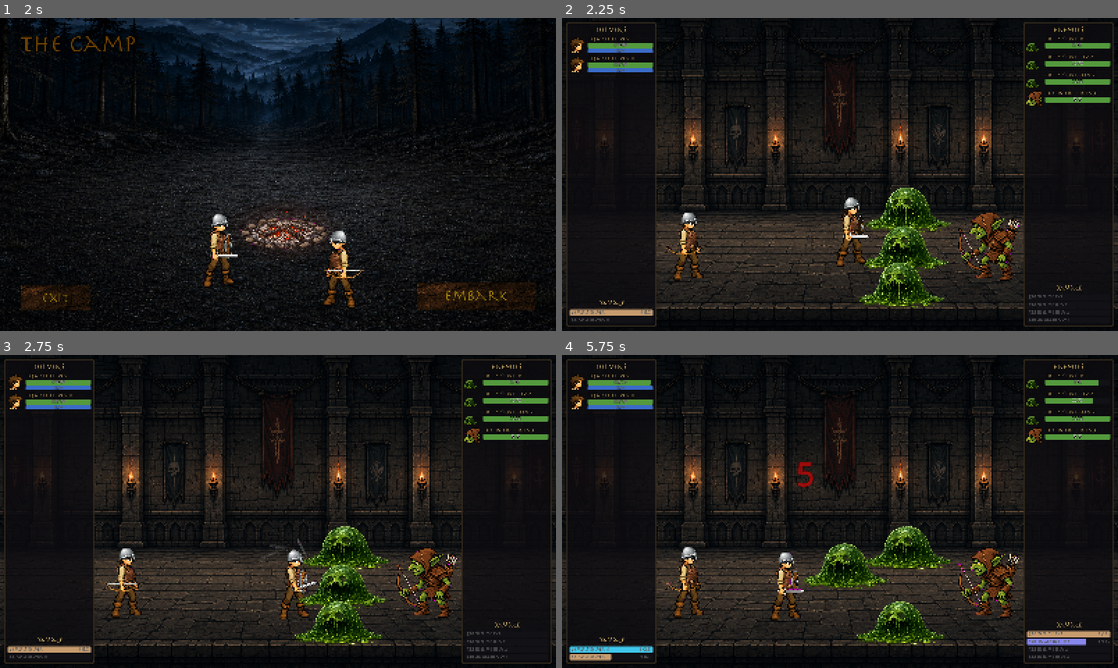
Above: before the commit, frames 1-4 (two rows, left to right).
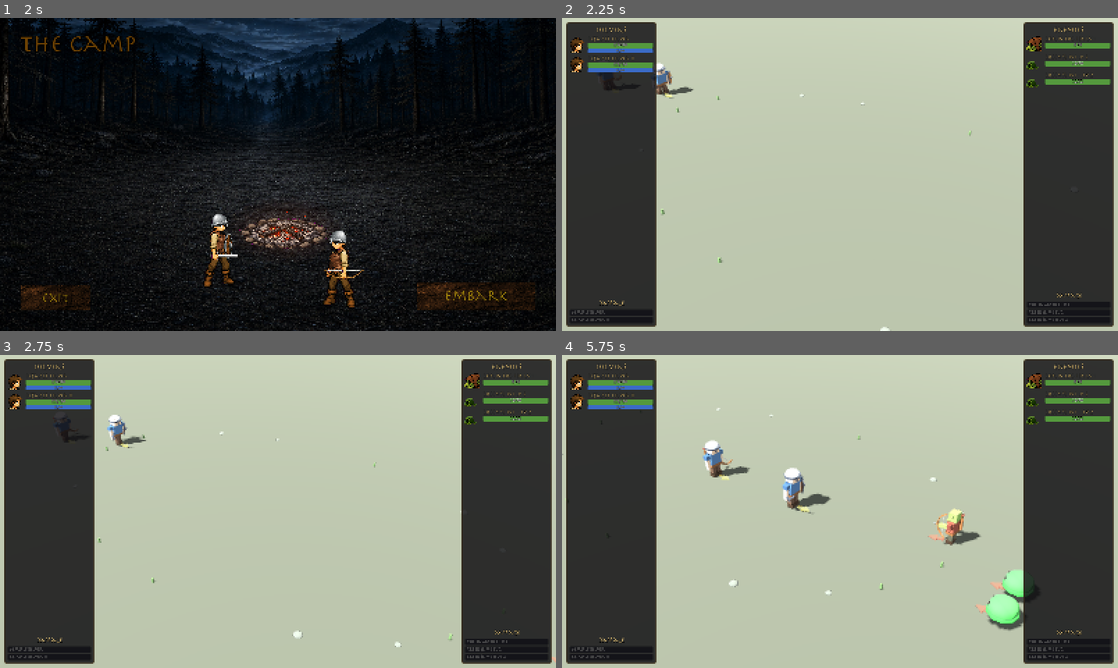
Above: after the commit, the same moments.

Repository: nexzitar/delvers
Game: Godot game, scene res://scenes/menus/menu.tscn
Two runs of this game, one before a commit and one after it. Both use one fixed random seed, a clock stepped at 60 frames per second and the inputs below. Sound files missing from this copy of the repository are replaced by a short silence.
Inputs (mouse positions are in pixels of both pictures, inside the frame that each line leads up to):
- Up to frame 1 (2 s): click "Enter" at 0.5 s; tap Enter at 1.25 s; move the mouse to (400, 158) at 1.27 s; click (400, 158) at 1.42 s
- Up to frame 2 (2.25 s): click "Embark" at 2 s
- Up to frame 3 (2.75 s): no input
- Up to frame 4 (5.75 s): drag from (728, 527) to (812, 574) at 2.77 s; move the mouse to (895, 442) at 3.52 s; click (895, 442) at 3.67 s; drag from (812, 574) to (673, 464) at 4.27 s; move the mouse to (1006, 558) at 5.02 s; click (1006, 558) at 5.17 s

Frame 1 is identical in both runs. In frame 2, 95% of the frame differs, in the area x 0-100%, y 0-100%; in frame 3, 95%; in frame 4, 96%.

Commit message:
Add the 3D battle theater and route embark to it.
TheaterController3D runs the headless sim, then replays its event log
in real time from a pre-built timeline: melee swing cues are scheduled
ahead of their DAMAGE events so the blade lands on the beat, and cast
draw animations are scaled to the sim's actual wind-up so the arrow
releases at CAST_FINISH. Rigs come from ActorFactory3D; MOVE events
lerp roots while walk/hop poses play; deaths crumple (or puddle) and
stay as corpses. Target arrows (gold/red ground markers), AoE telegraph
discs, floating damage/heal/status numbers via Label3D, the existing
BattleSidebar UI on a CanvasLayer, combat music, and a camera that
frames all living combatants along a diagonal battle axis.

Templates gain move_speed (delver 120, goblin 100, slime 80), camp's
Embark now loads battle_theater_3d, and new harnesses cover the actor
factory, a roster-vs-random-encounters stress, and battle screenshots.

Co-Authored-By: Claude Fable 5 <noreply@anthropic.com>

Diff:
--- /dev/null
+++ b/capture/battle3d_shot.gd
@@ -0,0 +1,26 @@
+extends Node
+
+## Snapshots the live 3D battle theater (real sim + replay) at a few
+## points into capture/proto3d/renders/ for visual verification.
+
+var out_dir := ProjectSettings.globalize_path("res://capture/proto3d/renders")
+
+func _ready():
+	DirAccess.make_dir_recursive_absolute(out_dir)
+	var scene = load("res://scenes/theater/battle_theater_3d.tscn").instantiate()
+	add_child(scene)
+	_run()
+
+func _snap(file_name):
+	await RenderingServer.frame_post_draw
+	var img = get_viewport().get_texture().get_image()
+	img.save_png("%s/%s.png" % [out_dir, file_name])
+
+func _run():
+	await get_tree().create_timer(2.0).timeout
+	await _snap("battle3d_early")
+	await get_tree().create_timer(4.0).timeout
+	await _snap("battle3d_mid")
+	await get_tree().create_timer(6.0).timeout
+	await _snap("battle3d_late")
+	get_tree().quit()
--- /dev/null
+++ b/capture/battle3d_shot.tscn
@@ -0,0 +1,6 @@
+[gd_scene load_steps=2 format=3]
+
+[ext_resource type="Script" path="res://capture/battle3d_shot.gd" id="1"]
+
+[node name="Battle3DShot" type="Node"]
+script = ExtResource("1")
--- /dev/null
+++ b/capture/test_roster_battle.gd
@@ -0,0 +1,31 @@
+extends Node
+
+## Stress: the real PlayerRoster party against many random encounter
+## rolls — every battle must terminate.
+
+const GREEN_SLIME = preload("res://resources/enemies/green_slime.tres")
+const GOBLIN_ARCHER = preload("res://resources/enemies/goblin_archer.tres")
+
+func _ready():
+	var roster = load("res://scripts/game/player_roster.gd").new()
+	add_child(roster)
+
+	for trial in 12:
+		var encounter = []
+		for i in randi_range(2, 4):
+			encounter.append([GREEN_SLIME, GREEN_SLIME, GOBLIN_ARCHER].pick_random())
+
+		var combat = CombatState.new()
+		combat.setup_combat(roster.heroes, encounter)
+		var steps := 0
+		while not combat.combat_over and steps < 3000:
+			combat.update(0.1)
+			steps += 1
+		if steps >= 3000:
+			var names = encounter.map(func(t): return t.enemy_id)
+			print("FAIL stalled on trial %d vs %s" % [trial, names])
+			get_tree().quit()
+			return
+
+	print("PASS roster battles all finished")
+	get_tree().quit()
--- /dev/null
+++ b/capture/test_roster_battle.tscn
@@ -0,0 +1,6 @@
+[gd_scene load_steps=2 format=3]
+
+[ext_resource type="Script" path="res://capture/test_roster_battle.gd" id="1"]
+
+[node name="TestRosterBattle" type="Node"]
+script = ExtResource("1")
--- a/resources/enemies/goblin_archer.tres
+++ b/resources/enemies/goblin_archer.tres
@@ -14,6 +14,7 @@
 base_health = 20
 base_attack = 2
 base_attack_interval = 3.5
+move_speed = 100.0
 portrait = ExtResource("5_icon")
 skills = Array[ExtResource("3_skill")]([ExtResource("4_arrow")])
 preferred_row = 1
--- a/resources/enemies/green_slime.tres
+++ b/resources/enemies/green_slime.tres
@@ -14,5 +14,6 @@
 base_health = 25
 base_attack = 1
 base_attack_interval = 4.0
+move_speed = 80.0
 portrait = ExtResource("4_icon")
 skills = Array[ExtResource("2_sh440")]([ExtResource("3_sh440")])
--- /dev/null
+++ b/scenes/theater/battle_theater_3d.tscn
@@ -0,0 +1,12 @@
+[gd_scene load_steps=4 format=3]
+
+[ext_resource type="Script" path="res://scripts/theater3d/theater_controller_3d.gd" id="1_controller"]
+[ext_resource type="Script" path="res://scripts/ui/music_player.gd" id="2_music"]
+[ext_resource type="AudioStream" path="res://audio/combat_theme.wav" id="3_theme"]
+
+[node name="BattleTheater3D" type="Node3D"]
+script = ExtResource("1_controller")
+
+[node name="Music" type="AudioStreamPlayer" parent="."]
+stream = ExtResource("3_theme")
+script = ExtResource("2_music")
--- a/scripts/camp/camp.gd
+++ b/scripts/camp/camp.gd
@@ -42,7 +42,7 @@
 	loadout.open(hero_index)
 
 func _on_embark_pressed():
-	SceneFlow.change_scene("res://scenes/theater/battle_theater.tscn")
+	SceneFlow.change_scene("res://scenes/theater/battle_theater_3d.tscn")
 
 func _on_exit_pressed():
 	get_tree().quit()
--- a/scripts/combat/combat_state.gd
+++ b/scripts/combat/combat_state.gd
@@ -371,6 +371,7 @@
 		)
 		if hero.main_weapon:
 			hero.weapon_reach = hero.main_weapon.effective_reach()
+		hero.move_speed = hero_template.move_speed
 		hero.attack_timer = hero.attack_interval
 		hero.off_attack_timer = hero.off_weapon.attack_speed if hero.off_weapon else 0.0
 
@@ -422,6 +423,7 @@
 
 		enemy.attack_interval = enemy_template.base_attack_interval
 		enemy.attack_timer = enemy.attack_interval
+		enemy.move_speed = enemy_template.move_speed
 
 		enemy.skills = enemy_template.skills.duplicate()
 
--- a/scripts/data/enemy_template.gd
+++ b/scripts/data/enemy_template.gd
@@ -11,6 +11,8 @@
 @export var base_attack: int
 
 @export var base_attack_interval: float
+## World pixels per second on the battle grid.
+@export var move_speed: float = 100.0
 
 @export var portrait: Texture2D
 
--- a/scripts/data/hero_template.gd
+++ b/scripts/data/hero_template.gd
@@ -10,6 +10,8 @@
 @export var base_mana: int
 @export var base_attack: int
 @export var base_attack_interval: float
+## World pixels per second on the battle grid.
+@export var move_speed: float = 120.0
 
 @export var portrait: Texture2D
 @export var starting_skills: Array[SkillDefinition]
--- /dev/null
+++ b/scripts/theater3d/aoe_telegraph_3d.gd
@@ -0,0 +1,33 @@
+extends Node3D
+
+## Ground circle that fades in over the telegraph duration, then pops
+## and frees itself. Self-managed once added to the tree.
+
+var _duration: float
+var _mat: StandardMaterial3D
+
+func _init(radius: float, duration: float):
+	_duration = maxf(duration, 0.15)
+
+	var disc := CylinderMesh.new()
+	disc.top_radius = radius
+	disc.bottom_radius = radius
+	disc.height = 0.02
+	disc.radial_segments = 24
+
+	_mat = StandardMaterial3D.new()
+	_mat.albedo_color = Color(0.55, 0.75, 1.0, 0.0)
+	_mat.transparency = BaseMaterial3D.TRANSPARENCY_ALPHA
+	_mat.shading_mode = BaseMaterial3D.SHADING_MODE_UNSHADED
+
+	var mesh := MeshInstance3D.new()
+	mesh.mesh = disc
+	mesh.material_override = _mat
+	mesh.position.y = 0.02
+	add_child(mesh)
+
+func _ready():
+	var tween := create_tween()
+	tween.tween_property(_mat, "albedo_color:a", 0.45, _duration)
+	tween.tween_property(_mat, "albedo_color:a", 0.0, 0.25)
+	tween.tween_callback(queue_free)
--- a/scripts/theater3d/slime_rig.gd
+++ b/scripts/theater3d/slime_rig.gd
@@ -74,6 +74,16 @@
 		var splat := 1.0 + 0.35 * sin(k * PI)
 		body.scale = Vector3(splat, 2.0 - splat, splat)
 
+## Travel: bounces in place while the root slides along its path, so
+## replayed movement reads as hopping. t is continuous seconds.
+func pose_travel(t: float):
+	_reset_pose()
+	var phase := fmod(t, 0.5) / 0.5
+	var arc := 4.0 * phase * (1.0 - phase)
+	body.position.y = 0.18 * arc
+	var stretch := 0.85 + 0.3 * arc
+	body.scale = Vector3(2.0 - stretch, stretch, 2.0 - stretch)
+
 ## Deflates into a puddle; holds the final frame as a corpse.
 func pose_death(t: float):
 	_reset_pose()
--- /dev/null
+++ b/scripts/theater3d/target_arrow_3d.gd
@@ -0,0 +1,37 @@
+extends Node3D
+
+## Flat ground arrow at a unit's feet pointing at its current target.
+
+var _head: MeshInstance3D
+var _tail: MeshInstance3D
+
+func _init(color: Color):
+	var mat := StandardMaterial3D.new()
+	mat.albedo_color = color
+	mat.roughness = 1.0
+	mat.transparency = BaseMaterial3D.TRANSPARENCY_ALPHA
+
+	# Triangular head lying flat, apex toward local +Z.
+	var head_mesh := PrismMesh.new()
+	head_mesh.size = Vector3(0.26, 0.22, 0.04)
+	_head = MeshInstance3D.new()
+	_head.mesh = head_mesh
+	_head.material_override = mat
+	_head.rotation_degrees = Vector3(90, 0, 0)
+	_head.position = Vector3(0, 0.02, 0.5)
+	add_child(_head)
+
+	var tail_mesh := BoxMesh.new()
+	tail_mesh.size = Vector3(0.09, 0.04, 0.22)
+	_tail = MeshInstance3D.new()
+	_tail.mesh = tail_mesh
+	_tail.material_override = mat
+	_tail.position = Vector3(0, 0.02, 0.3)
+	add_child(_tail)
+
+## Sits at the owner's feet, rotated so local +Z faces the target.
+func point(from: Vector3, to: Vector3):
+	position = Vector3(from.x, 0.0, from.z)
+	var flat := Vector3(to.x - from.x, 0.0, to.z - from.z)
+	if flat.length_squared() > 0.0001:
+		rotation.y = atan2(flat.x, flat.z)
--- /dev/null
+++ b/scripts/theater3d/theater_controller_3d.gd
@@ -0,0 +1,525 @@
+extends Node3D
+class_name TheaterController3D
+
+## 3D battle theater: runs the headless sim, then replays its event log
+## in real time. Events are dispatched from a pre-built timeline (log
+## events plus derived animation cues, so melee contact lands ON the
+## DAMAGE event); rig poses are driven continuously from _process.
+
+const TargetArrow3D = preload("res://scripts/theater3d/target_arrow_3d.gd")
+const AoeTelegraph3D = preload("res://scripts/theater3d/aoe_telegraph_3d.gd")
+const DelverRig = preload("res://scripts/theater3d/delver_rig.gd")
+const SlimeRig = preload("res://scripts/theater3d/slime_rig.gd")
+
+const GREEN_SLIME = preload("res://resources/enemies/green_slime.tres")
+const GOBLIN_ARCHER = preload("res://resources/enemies/goblin_archer.tres")
+const MELEE_HIT_SOUND = preload("res://audio/melee_hit.wav")
+const ARROW_HIT_SOUND = preload("res://audio/arrow_hit.wav")
+const FONT = preload("res://art/fonts/Herculanum.ttf")
+
+const WORLD_SCALE := 1.0 / 32.0
+const MOVE_TWEEN_T := 0.15
+const STRIDE_RATE := 7.0
+## pose_swing / slime pose_attack contact points, for cue scheduling.
+const SWING_LEAD := 0.475
+const SLIME_LEAD := 0.4
+## Angled off the battle axis so the line of fight runs diagonally
+## across the screen instead of hiding under the sidebar panels.
+const CAMERA_OFFSET := Vector3(0.55, 0.63, 0.76)
+
+const HERO_ARROW_COLOR := Color(0.92, 0.76, 0.3, 0.75)
+const ENEMY_ARROW_COLOR := Color(0.85, 0.32, 0.25, 0.75)
+
+const STATUS_TEXT := {
+	"frost_nova_root": "Rooted!",
+	"hamstring_slow": "Slowed!",
+	"charge_stun": "Stunned!",
+}
+
+var actors := {}
+var arrows := {}
+var sidebars_by_entity := {}
+var hero_sidebar: BattleSidebar
+var enemy_sidebar: BattleSidebar
+var camera: Camera3D
+
+var combat_result: CombatResult
+var _timeline := []
+var _cast_durations := {}
+var _clock := 0.0
+var _cursor := 0
+var _playing := false
+var _wrapping_up := false
+
+static func to_world(sim_pos: Vector2) -> Vector3:
+	return Vector3(sim_pos.x * WORLD_SCALE, 0.0, sim_pos.y * WORLD_SCALE)
+
+func _ready():
+	get_viewport().msaa_3d = Viewport.MSAA_4X
+
+	var combat = CombatState.new()
+	combat.setup_combat(PlayerRoster.heroes, roll_encounter())
+	while not combat.combat_over:
+		combat.update(0.1)
+	combat_result = combat.build_result()
+
+	_setup_world(combat.arena)
+	_setup_ui()
+	_build_timeline(combat_result.combat_log)
+	_playing = true
+
+## A random pack of enemies for this adventure.
+func roll_encounter() -> Array:
+	var pool = [GREEN_SLIME, GREEN_SLIME, GOBLIN_ARCHER]
+	var encounter = []
+	for i in randi_range(2, 4):
+		encounter.append(pool.pick_random())
+	return encounter
+
+# --- Replay loop --------------------------------------------------------
+
+func _process(delta):
+	if not _playing:
+		return
+	_clock += delta
+	while _cursor < _timeline.size() and _timeline[_cursor].time <= _clock:
+		_dispatch(_timeline[_cursor])
+		_cursor += 1
+	_update_actors(delta)
+	_update_arrows()
+	_update_camera(delta)
+	if _cursor >= _timeline.size() and not _wrapping_up:
+		_wrapping_up = true
+		_finish_battle()
+
+## Log events plus derived cues: melee swings start ahead of their
+## DAMAGE so the blade lands on the beat, and casts learn how long the
+## sim wind-up actually was so the draw animation matches.
+func _build_timeline(log):
+	var is_slime := {}
+	for event in log.events:
+		if event.type == CombatEvent.EventType.SPAWN \
+				and event.team == CombatEntity.Team.ENEMY:
+			is_slime[event.entity_id] = event.template.enemy_id == "green_slime"
+
+	var events: Array = log.events
+	for i in events.size():
+		var event = events[i]
+		_timeline.append({"time": event.time, "kind": "event", "event": event})
+		match event.type:
+			CombatEvent.EventType.DAMAGE:
+				if event.skill == null or event.skill.delivery_type == SkillDefinition.DeliveryType.MELEE:
+					var lead = SLIME_LEAD if is_slime.get(event.source_id, false) else SWING_LEAD
+					_timeline.append({
+						"time": maxf(0.0, event.time - lead),
+						"kind": "swing", "id": event.source_id,
+					})
+			CombatEvent.EventType.CAST_START:
+				var duration := 0.3
+				for j in range(i + 1, events.size()):
+					if events[j].type == CombatEvent.EventType.CAST_FINISH \
+							and events[j].source_id == event.source_id:
+						duration = maxf(0.1, events[j].time - event.time)
+						break
+				if not _cast_durations.has(event.source_id):
+					_cast_durations[event.source_id] = []
+				_cast_durations[event.source_id].append(duration)
+	_timeline.sort_custom(func(a, b): return a.time < b.time)
+
+func _dispatch(item):
+	if item.kind == "swing":
+		var state = actors.get(item.id)
+		if state and state.mode != "dead":
+			state.mode = "attack"
+			state.anim_t = 0.0
+		return
+	_play_event(item.event)
+
+func _play_event(event):
+	match event.type:
+		CombatEvent.EventType.SPAWN:
+			_play_spawn(event)
+		CombatEvent.EventType.MOVE:
+			_play_move(event)
+		CombatEvent.EventType.FACE:
+			var state = actors.get(event.entity_id)
+			if state:
+				state.yaw_target = _yaw_of(event.facing)
+		CombatEvent.EventType.TARGET:
+			var state = actors.get(event.source_id)
+			if state:
+				state.target_id = event.target_id
+		CombatEvent.EventType.CAST_START:
+			_play_cast_start(event)
+		CombatEvent.EventType.CAST_FINISH:
+			pass  # release timing is baked into the shoot pose speed
+		CombatEvent.EventType.DAMAGE:
+			_play_damage(event)
+		CombatEvent.EventType.HEAL:
+			_play_heal(event)
+		CombatEvent.EventType.DEATH:
+			_play_death(event)
+		CombatEvent.EventType.BUFF_APPLIED:
+			_play_buff(event)
+		CombatEvent.EventType.TELEGRAPH:
+			var telegraph = AoeTelegraph3D.new(
+				event.telegraph_radius * WORLD_SCALE, event.telegraph_duration
+			)
+			add_child(telegraph)
+			telegraph.position = to_world(event.position)
+
+func _play_spawn(event):
+	var rig = ActorFactory3D.build_from_spawn(event)
+	add_child(rig)
+	rig.position = to_world(event.position)
+	rig.rotation.y = _yaw_of(event.facing)
+
+	actors[event.entity_id] = {
+		"rig": rig,
+		"is_slime": rig is SlimeRig,
+		"team": event.team,
+		"mode": "idle",
+		"anim_t": 0.0,
+		"anim_speed": 1.0,
+		"walk_phase": 0.0,
+		"walk_until": -1.0,
+		"move_from": rig.position,
+		"move_to": rig.position,
+		"move_progress": 1.0,
+		"yaw_target": rig.rotation.y,
+		"target_id": -1,
+		"shoot_dist": 2.0,
+	}
+
+	var sidebar = (
+		hero_sidebar if event.team == CombatEntity.Team.HERO
+		else enemy_sidebar
+	)
+	sidebar.add_unit(event)
+	sidebars_by_entity[event.entity_id] = sidebar
+
+func _play_move(event):
+	var state = actors.get(event.entity_id)
+	if state == null or state.mode == "dead":
+		return
+	state.move_from = state.rig.position
+	state.move_to = to_world(event.position)
+	state.move_progress = 0.0
+	state.walk_until = _clock + 0.3
+
+func _play_cast_start(event):
+	var state = actors.get(event.source_id)
+	if state == null or state.mode == "dead":
+		return
+	state.target_id = event.target_id
+	var queue = _cast_durations.get(event.source_id, [])
+	var duration = queue.pop_front() if not queue.is_empty() else 0.3
+	if state.rig is DelverRig:
+		state.mode = "shoot"
+		state.anim_t = 0.0
+		# Scale the pose so the arrow releases exactly at CAST_FINISH.
+		state.anim_speed = (0.62 * DelverRig.SHOOT_T) / duration
+		var target = actors.get(event.target_id)
+		if target:
+			state.shoot_dist = (
+				state.rig.position.distance_to(target.rig.position)
+				/ state.rig.scale.x
+			)
+
+func _play_damage(event):
+	var target = actors.get(event.target_id)
+	if target == null:
+		return
+	var sidebar = sidebars_by_entity.get(event.source_id)
+	if sidebar:
+		sidebar.add_damage(event.source_id, event.amount, event.time)
+	sidebars_by_entity[event.target_id].set_health(
+		event.target_id, event.remaining_health, event.max_health
+	)
+	var ranged = (
+		event.skill != null
+		and event.skill.delivery_type == SkillDefinition.DeliveryType.PROJECTILE
+	)
+	UiSounds.play(
+		ARROW_HIT_SOUND if ranged else MELEE_HIT_SOUND,
+		"SFX", -4.0, randf_range(0.9, 1.1)
+	)
+	_spawn_floating_text(
+		target.rig.position, str(event.amount), Color(0.9, 0.2, 0.15)
+	)
+
+func _play_heal(event):
+	var target = actors.get(event.target_id)
+	if target == null:
+		return
+	sidebars_by_entity[event.target_id].set_health(
+		event.target_id, event.remaining_health, event.max_health
+	)
+	_spawn_floating_text(
+		target.rig.position, "+%d" % event.amount, Color(0.35, 0.85, 0.3)
+	)
+
+func _play_death(event):
+	var state = actors.get(event.target_id)
+	if state == null:
+		return
+	state.mode = "dead"
+	state.anim_t = 0.0
+	sidebars_by_entity[event.target_id].mark_dead(event.target_id)
+	var arrow = arrows.get(event.target_id)
+	if arrow:
+		arrow.queue_free()
+		arrows.erase(event.target_id)
+
+func _play_buff(event):
+	var target = actors.get(event.target_id)
+	if target == null or not STATUS_TEXT.has(event.status_id):
+		return
+	_spawn_floating_text(
+		target.rig.position + Vector3(0, 0.35, 0),
+		STATUS_TEXT[event.status_id], Color(0.55, 0.75, 1.0)
+	)
+
+# --- Continuous animation ----------------------------------------------
+
+func _update_actors(delta):
+	for state in actors.values():
+		var rig = state.rig
+
+		if state.move_progress < 1.0 and state.mode != "dead":
+			state.move_progress = minf(
+				1.0, state.move_progress + delta / MOVE_TWEEN_T
+			)
+			rig.position = state.move_from.lerp(state.move_to, state.move_progress)
+
+		if state.mode != "dead":
+			rig.rotation.y = lerp_angle(
+				rig.rotation.y, state.yaw_target, minf(1.0, delta * 10.0)
+			)
+
+		match state.mode:
+			"dead":
+				state.anim_t += delta
+				rig.pose_death(state.anim_t)
+			"attack":
+				state.anim_t += delta
+				if state.is_slime:
+					rig.pose_attack(state.anim_t)
+					if state.anim_t >= SlimeRig.ATTACK_T:
+						state.mode = "idle"
+				else:
+					rig.pose_swing(state.anim_t)
+					if state.anim_t >= DelverRig.SWING_T:
+						state.mode = "idle"
+			"shoot":
+				state.anim_t += delta * state.anim_speed
+				rig.pose_shoot(state.anim_t, state.shoot_dist)
+				if state.anim_t >= DelverRig.SHOOT_T:
+					state.mode = "idle"
+			_:
+				if _clock < state.walk_until:
+					state.walk_phase += delta * STRIDE_RATE
+					if state.is_slime:
+						rig.pose_travel(state.walk_phase / STRIDE_RATE)
+					else:
+						rig.pose_walk(state.walk_phase)
+				else:
+					rig.pose_idle(_clock)
+
+func _update_arrows():
+	for entity_id in actors:
+		var state = actors[entity_id]
+		var target = actors.get(state.target_id)
+		var visible_arrow = (
+			state.mode != "dead"
+			and target != null and target.mode != "dead"
+		)
+		if not visible_arrow:
+			if arrows.has(entity_id):
+				arrows[entity_id].visible = false
+			continue
+		if not arrows.has(entity_id):
+			var color = (
+				HERO_ARROW_COLOR if state.team == CombatEntity.Team.HERO
+				else ENEMY_ARROW_COLOR
+			)
+			var arrow = TargetArrow3D.new(color)
+			add_child(arrow)
+			arrows[entity_id] = arrow
+		arrows[entity_id].visible = true
+		arrows[entity_id].point(state.rig.position, target.rig.position)
+
+## The camera frames all living combatants: centered on their bounding
+## box, pulled back far enough to fit the spread.
+func _update_camera(delta):
+	var low := Vector3(INF, 0, INF)
+	var high := Vector3(-INF, 0, -INF)
+	var count := 0
+	for state in actors.values():
+		if state.mode != "dead":
+			var p = state.rig.position
+			low.x = minf(low.x, p.x)
+			low.z = minf(low.z, p.z)
+			high.x = maxf(high.x, p.x)
+			high.z = maxf(high.z, p.z)
+			count += 1
+	if count == 0:
+		return
+	var center = (low + high) * 0.5
+	var spread = (high - low).length()
+	# Generous distance so the fight stays inside the strip between the
+	# sidebar panels rather than hiding behind them.
+	var distance = clampf(4.0 + spread * 0.95, 8.0, 16.0)
+	var goal = center + CAMERA_OFFSET.normalized() * distance
+	var blend = 1.0 - exp(-2.5 * delta)
+	camera.position = camera.position.lerp(goal, blend)
+	camera.look_at(center + Vector3(0, 0.4, 0))
+
+# --- Presentation helpers -----------------------------------------------
+
+func _yaw_of(facing: Vector2) -> float:
+	return atan2(facing.x, facing.y)
+
+func _spawn_floating_text(at: Vector3, text: String, color: Color):
+	var label := Label3D.new()
+	label.text = text
+	label.font = FONT
+	label.font_size = 96
+	label.pixel_size = 0.006
+	label.modulate = color
+	label.outline_size = 18
+	label.billboard = BaseMaterial3D.BILLBOARD_ENABLED
+	label.no_depth_test = true
+	label.position = at + Vector3(randf_range(-0.15, 0.15), 1.5, 0)
+	add_child(label)
+
+	var tween := create_tween()
+	tween.tween_property(label, "position:y", label.position.y + 0.8, 1.2)
+	tween.parallel().tween_property(label, "modulate:a", 0.0, 1.2) \
+		.set_ease(Tween.EASE_IN)
+	tween.tween_callback(label.queue_free)
+
+func _finish_battle():
+	await get_tree().create_timer(1.4).timeout
+
+	PlayerRoster.battles_fought += 1
+	PlayerRoster.last_battle_won = combat_result.victory
+	if combat_result.victory:
+		PlayerRoster.adventures_completed += 1
+
+	await _show_battle_result(combat_result.victory)
+	await get_tree().create_timer(2.2).timeout
+	SceneFlow.change_scene("res://scenes/camp/camp.tscn")
+
+func _show_battle_result(victory):
+	var layer = CanvasLayer.new()
+	layer.layer = 10
+	add_child(layer)
+
+	var label = Label.new()
+	label.text = "Victory!" if victory else "Defeat..."
+	label.anchor_right = 1.0
+	label.anchor_bottom = 1.0
+	label.horizontal_alignment = HORIZONTAL_ALIGNMENT_CENTER
+	label.vertical_alignment = VERTICAL_ALIGNMENT_CENTER
+	label.add_theme_font_override("font", FONT)
+	label.add_theme_font_size_override("font_size", 150)
+	label.add_theme_color_override(
+		"font_color",
+		Color(0.85, 0.7, 0.25) if victory else Color(0.7, 0.2, 0.15)
+	)
+	label.add_theme_color_override("font_outline_color", Color.BLACK)
+	label.add_theme_constant_override("outline_size", 18)
+	label.modulate.a = 0.0
+	layer.add_child(label)
+
+	var fade = create_tween()
+	fade.tween_property(label, "modulate:a", 1.0, 0.6)
+	await fade.finished
+
+# --- World & UI ---------------------------------------------------------
+
+func _setup_world(arena):
+	var env := Environment.new()
+	env.background_mode = Environment.BG_COLOR
+	env.background_color = Color("23242c")
+	env.ambient_light_source = Environment.AMBIENT_SOURCE_COLOR
+	env.ambient_light_color = Color("b8c0d6")
+	env.ambient_light_energy = 0.7
+	env.tonemap_mode = Environment.TONE_MAPPER_FILMIC
+	var world_env := WorldEnvironment.new()
+	world_env.environment = env
+	add_child(world_env)
+
+	var sun := DirectionalLight3D.new()
+	sun.rotation_degrees = Vector3(-48, -32, 0)
+	sun.light_energy = 1.3
+	sun.shadow_enabled = true
+	add_child(sun)
+
+	var fill := DirectionalLight3D.new()
+	fill.rotation_degrees = Vector3(-20, 140, 0)
+	fill.light_energy = 0.35
+	add_child(fill)
+
+	var center = to_world(Vector2(
+		arena.width * arena.tile_size * 0.5,
+		arena.height * arena.tile_size * 0.5
+	))
+
+	var ground := MeshInstance3D.new()
+	var plane := PlaneMesh.new()
+	plane.size = Vector2(arena.width + 40, arena.height + 40)
+	ground.mesh = plane
+	var mat := StandardMaterial3D.new()
+	mat.albedo_color = Color("55584a")
+	mat.roughness = 1.0
+	ground.material_override = mat
+	ground.position = center
+	add_child(ground)
+
+	# Deterministic scatter so the field reads as a place.
+	for i in 14:
+		var a := i * 2.4 + 0.7
+		var mesh := MeshInstance3D.new()
+		var prop_mat := StandardMaterial3D.new()
+		prop_mat.roughness = 1.0
+		if i % 2 == 0:
+			var rock := SphereMesh.new()
+			rock.radius = 0.08 + 0.02 * (i % 3)
+			rock.height = rock.radius * 1.2
+			rock.radial_segments = 7
+			rock.rings = 4
+			mesh.mesh = rock
+			prop_mat.albedo_color = Color("6e7266")
+		else:
+			var tuft := BoxMesh.new()
+			tuft.size = Vector3(0.05, 0.14, 0.05)
+			mesh.mesh = tuft
+			mesh.position.y = 0.07
+			prop_mat.albedo_color = Color("5e7a4a")
+		mesh.material_override = prop_mat
+		mesh.position += center + Vector3(7.5 * cos(a), 0, 4.6 * sin(a))
+		add_child(mesh)
+
+	camera = Camera3D.new()
+	camera.fov = 35
+	camera.position = center + CAMERA_OFFSET.normalized() * 13.0
+	add_child(camera)
+	camera.look_at(center)
+
+func _setup_ui():
+	var layer := CanvasLayer.new()
+	add_child(layer)
+
+	hero_sidebar = BattleSidebar.new()
+	hero_sidebar.title = "Delvers"
+	hero_sidebar.position = Vector2(12, 12)
+	hero_sidebar.size = Vector2(260, 876)
+	layer.add_child(hero_sidebar)
+
+	enemy_sidebar = BattleSidebar.new()
+	enemy_sidebar.title = "Enemies"
+	enemy_sidebar.position = Vector2(1328, 12)
+	enemy_sidebar.size = Vector2(260, 876)
+	layer.add_child(enemy_sidebar)
Not shown, added: scripts/combat/skills/charge.gd.uid
Not shown, added: scripts/combat/skills/frost_nova.gd.uid
Not shown, added: scripts/combat/skills/hamstring.gd.uid
Not shown, added: scripts/combat/skills/heal.gd.uid
